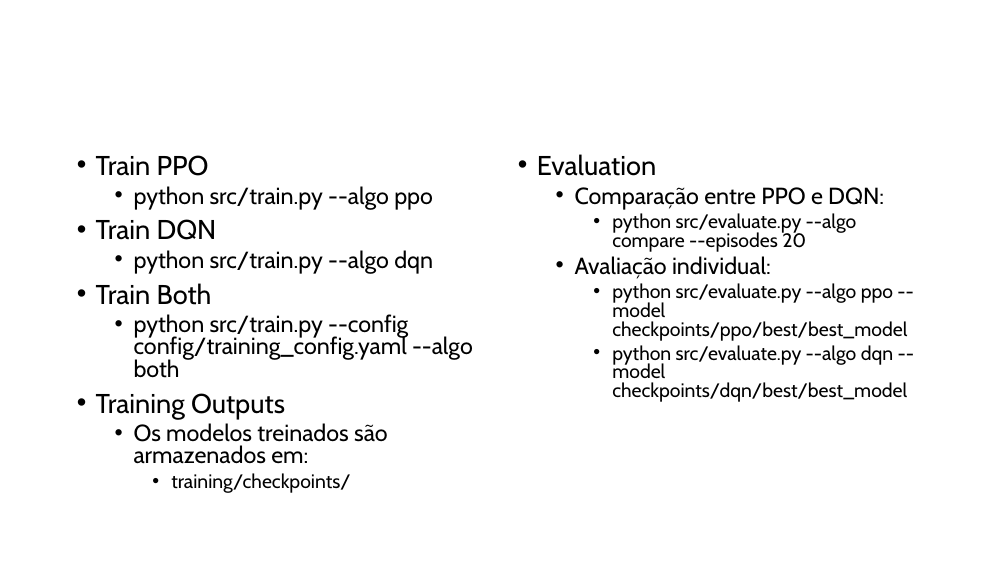
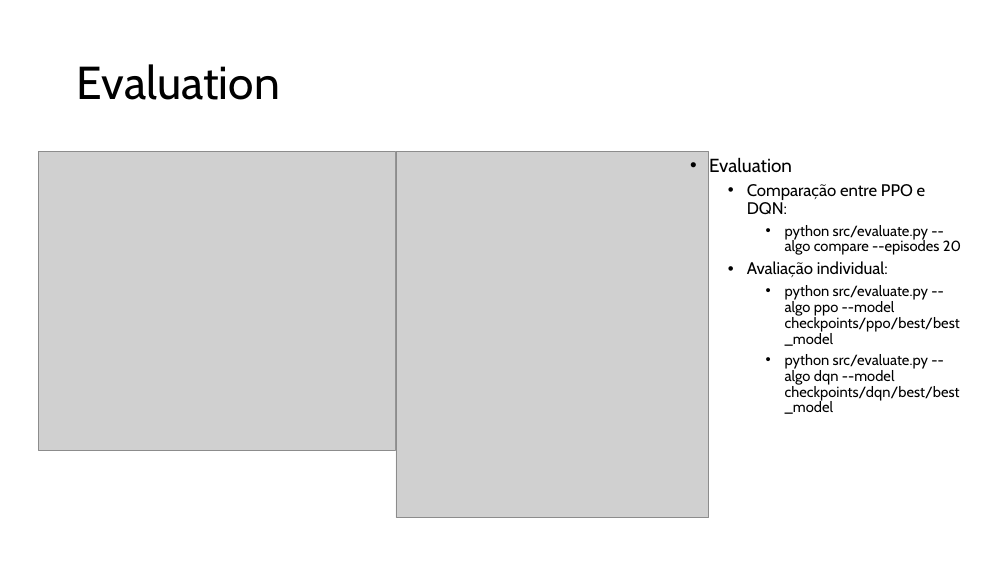
Before and after one commit to MIA-CDFR/SAASMRL, a slide deck: slide 10 of Relatórios/AR/AR_apresentação.pptx (slide 9 before the commit). Drawn at 1008x567 pixels with LibreOffice and Linux fonts; fonts in the diff are those of the drawing; grey boxes stand for pictures. Boxes give left, top, right and bottom in pixels: in the first picture for what was removed or moved away, otherwise in the second. Text is boxed around its words. In the diff, an @@ line names an element or a change of style, - is before the commit and + after.

```diff
--- a/Relatórios/AR/AR_apresentação.pptx
+++ b/Relatórios/AR/AR_apresentação.pptx
@@ title added at (77, 64, 280, 100), 44 pt, text #000000 @@
+Evaluation
@@ picture added at (39, 151, 396, 451) @@
@@ text removed at (96, 155, 473, 493) @@
-• Train PPO
-  • python src/train.py --algo ppo
-• Train DQN
-  • python src/train.py --algo dqn
-• Train Both
-  • python src/train.py --config config/training_config.yaml --algo both
-• Training Outputs
-  • Os modelos treinados são armazenados em:
-    • training/checkpoints/
@@ picture added at (396, 151, 709, 517) @@
@@ text "Evaluation": place and size @@
-text "Evaluation" at (537, 154, 907, 402)
+text "Evaluation" at (709, 157, 961, 414)
@@ text "Evaluation" at (709, 157, 961, 414): size 25.9 to 18 pt in "Evaluation"; size 22.2 to 16 pt in "Comparação entre PPO e DQN:", "Avaliação individual:"; size 18.5 to 14 pt in "python src/evaluate.py --algo compare --episodes 20", "python src/evaluate.py --algo ppo --model checkpoints/ppo/be ...", "python src/evaluate.py --algo dqn --model checkpoints/dqn/be ..."; line spacing 0.8 to 0.9 @@
```
Also in this commit, not shown: 8 other slides changed, 2 slides added, 3 slides removed, 4 other files.
